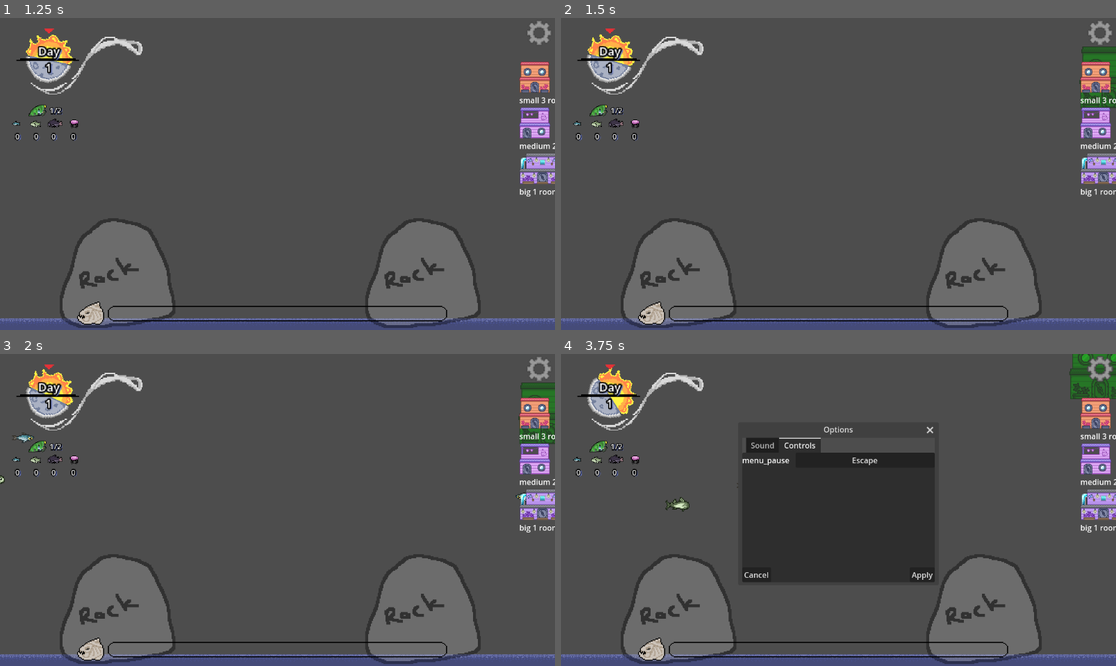
Above: before the commit, frames 1-4 (two rows, left to right).
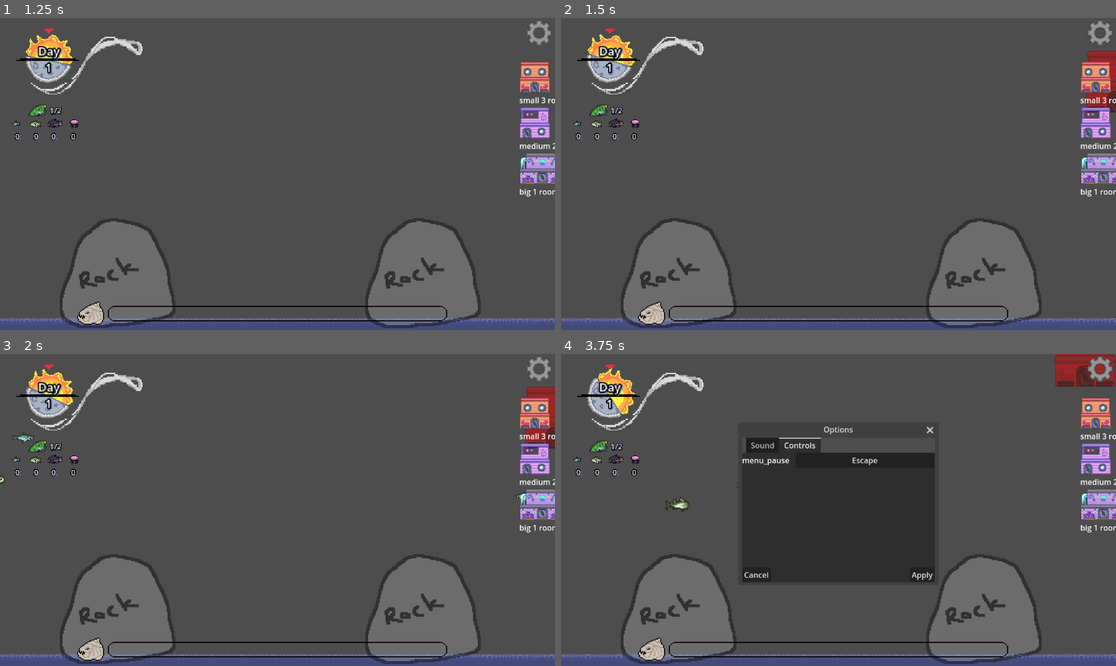
Above: after the commit, the same moments.

Repository: Glue-N-Wrench/built-for-scales
Game: Godot game, scene res://PlayableScenes/MainMenu.tscn
Same seed, same stepped clock (60 frames per second), same inputs: the game is played once before the commit and once after it. The engine's default icon, where the game draws it, is replaced by a stand-in: a white triangle on a blue panel in a dark square.
Inputs (mouse positions are in pixels of both pictures, inside the frame that each line leads up to):
- Up to frame 1 (1.25 s): click "Start" at 0.5 s
- Up to frame 2 (1.5 s): click (1110, 77) at 1.27 s
- Up to frame 3 (2 s): no input
- Up to frame 4 (3.75 s): click (1110, 413) at 2.02 s; click (1110, 413) at 2.77 s; click (1099, 369) at 3.5 s

Frame 1 is identical in both runs. In frame 2, 0.7% of the frame differs, in the area x 93-100%, y 9-31%; in frame 3, 0.7%; in frame 4, 1.2%, in the area x 88-100%, y 0-15%.

Commit message:
aligned placements to small grid

Diff:
--- /dev/null
+++ b/Globals/Managers/ViewManager.gd
@@ -0,0 +1,6 @@
+extends Node
+
+const gridSize = Vector2(64,64)
+var gridLimitSides = 448 # limit left and right of center in pixels
+const floor = 300 # vertical limit above floor in pixels
+var gridLimitTop = 448 # pos of floor in pixels
--- a/UI/BuldingMenu/PlacementController.gd
+++ b/UI/BuldingMenu/PlacementController.gd
@@ -37,12 +37,15 @@
 	#position = get_viewport().get_mouse_position()+get_viewport().get_camera_2d().position
 	if selectedObject != null:
 		selectedObject.get_node("FishDetails").visible = false #this is really scrappy, find a way to not need this later
-		position = get_global_mouse_position()
-		#TODO: restrict position to grid
-		if global_position.y+selectedObject.distToGround > 300:
+		position = get_global_mouse_position().snapped(ViewManager.gridSize)
+		#== restrict placement to bounds ==
+		if global_position.y+selectedObject.distToGround > ViewManager.floor \
+			or absf(global_position.x) > ViewManager.gridLimitSides \
+			or global_position.y < ViewManager.floor-ViewManager.gridLimitTop:
 			selectedObject.modulate = Color(1,0,0,0.5)#red
 			validPlace = false
 			return
+		# == prevent collision overlaps
 		var overlaps = selectedObject.get_node('Area2D').get_overlapping_areas()
 		if overlaps.size() == 0:
 			selectedObject.modulate = Color(0,1,0,0.5)#blue
--- a/project.godot
+++ b/project.godot
@@ -22,6 +22,7 @@
 UnderwaterAmbienceAudio="*res://assets/audio/audio objects/underwater_ambience_audio.tscn"
 TurnManager="*res://Globals/Managers/TurnManager.gd"
 FishManager="*res://Globals/Managers/FishManager.gd"
+ViewManager="*res://Globals/Managers/ViewManager.gd"
 
 [input]
 
Not shown: 1 places in Objects/Houses/background_and_rocks.tres that only renumber resources
